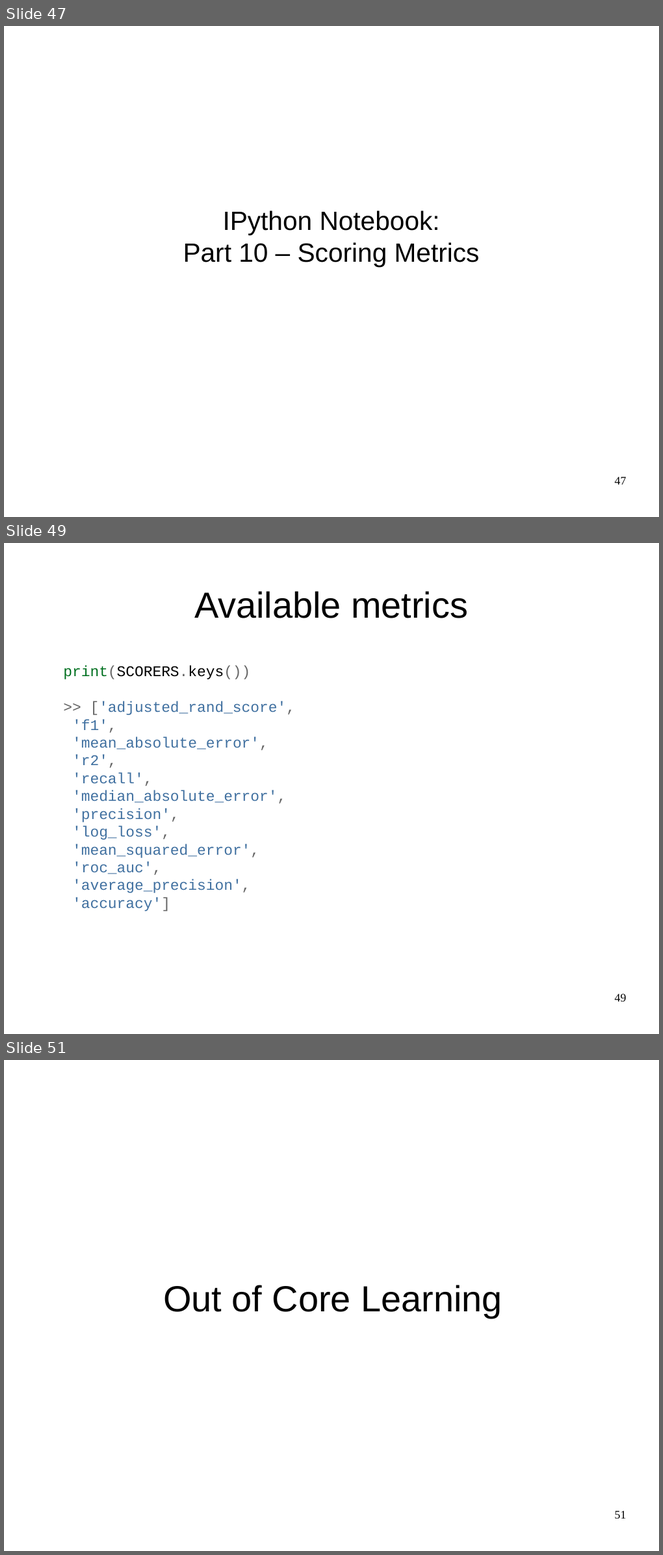
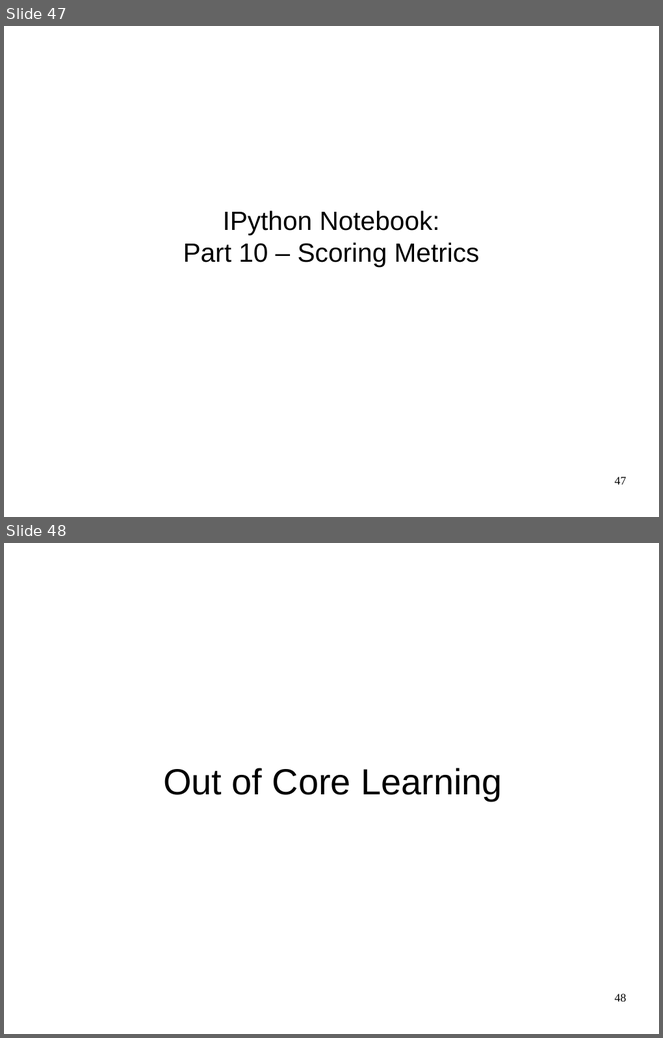
Before and after one commit to amueller/odscon-2015, a slide deck: machine-learning-with-scikit-learn-odscon.odp. Shown one above the other, each under a label of ours: slides 47, 49 and 51 before the commit, slides 47 and 48 after it; the slides between them are not shown. The pictures are 663x1555 and 663x1038 pixels, drawn with LibreOffice and Linux fonts; fonts in the diff are those of the drawing. Boxes give left, top, right and bottom in pixels: in the first picture for what was removed or moved away, otherwise in the second. Text is boxed around its words. In the diff, an @@ line names an element or a change of style, - is before the commit and + after.

```diff
--- a/machine-learning-with-scikit-learn-odscon.odp
+++ b/machine-learning-with-scikit-learn-odscon.odp
@@ slide 49 removed at bbox=[4, 543, 659, 1034], background #FFFFFF @@
@@ title removed at bbox=[194, 591, 468, 618] @@
-Available metrics
@@ text removed at bbox=[63, 666, 295, 893] @@
-print(SCORERS.keys())
->> ['adjusted_rand_score',
-'f1',
-'mean_absolute_error',
-'r2',
-'recall',
-'median_absolute_error',
-'precision',
-'log_loss',
-'mean_squared_error',
-'roc_auc',
-'average_precision',
-'accuracy']
@@ page number removed at bbox=[615, 994, 627, 1002] @@
-49
@@ what was slide 51 is now slide 48 @@
@@ page number at bbox=[615, 994, 627, 1002]: text changed @@
-51
+48
```
Also in this commit, not shown: 6 slides changed, 1 slide added, 3 other slides removed.
